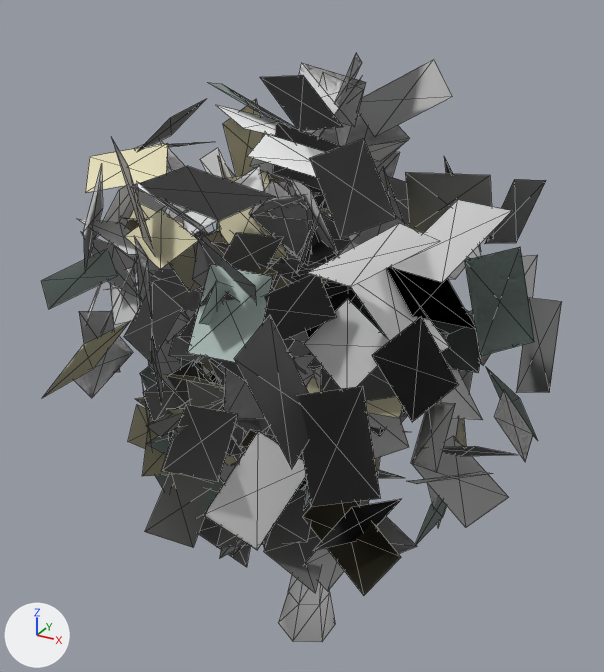
The glTF model public/models/homes/tree-maple-detail.lod0.glb as it was, and as the next commit left it.
Before and after are seen from a camera (50 mm lens) standing at (2.17, -3.93, 4.05) and looking at (-0.04, 0.07, 2.05). Arrows for +X, +Y and +Z are at lower left; the lights stay in place. The older version comes first. Mesh edges are drawn as thin lines. Vertices at exactly the same position are counted once.

In view in the first picture: 'tree-maple-detail'.
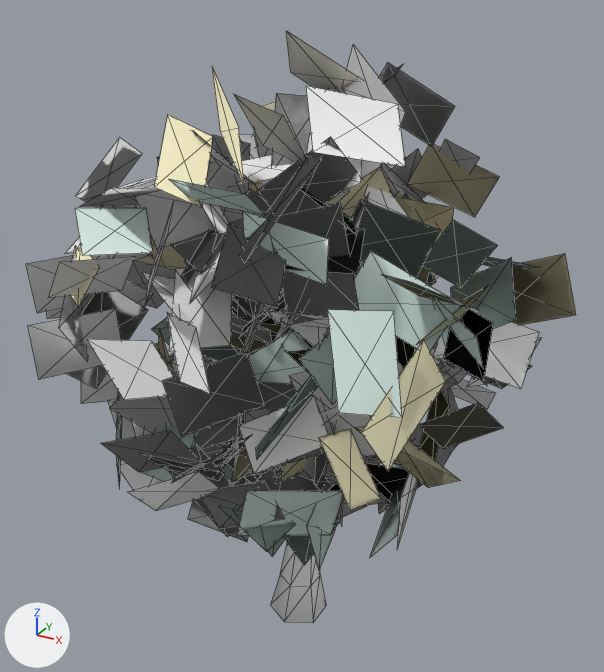
Location of each change, [x1, y1, x2, y2] in pixels of the pictures (604 x 672 px; the box of a moved part takes in the faces that stretch with it):
'tree-maple-detail', reshaped, moved, rescaled
    before: [41, 53, 562, 642]
    after: [26, 31, 576, 623]
part 1 of me_tree_maple_detail, moved or reshaped
    before: [278, 575, 335, 642]
    after: [270, 542, 326, 623]
part 2 of me_tree_maple_detail, moved or reshaped (not visible afterwards)
    before: [195, 364, 212, 382]
part 3 of me_tree_maple_detail, moved or reshaped
    before: [231, 462, 237, 466]
    after: [223, 440, 233, 448]
part 4 of me_tree_maple_detail, moved or reshaped
    before: [78, 53, 509, 591]
    after: [47, 44, 516, 552]

What changed in the scene script:
```text
Change me_tree_maple_detail:
    used by ob_tree_maple_detail; location = (0.0, 0.0, 1.831); scale = (1.84, 1.84, 1.84)
    remove me_tree_maple_detail.from_pydata(...)  # 1805 vertices, 2011 faces; spans x -0.79..0.79, y -0.82..0.82, z -1.0..1.0
    add me_tree_maple_detail.from_pydata(...)  # 1805 vertices, 2011 faces; spans x -0.79..0.79, y -0.79..0.79, z -1.0..1.0
    me_tree_maple_detail part 1: the loose piece of 36 vertices spanning x -0.05..0.13, y -0.14..0.07, z -1.0..-0.28 is moved by (-0.07, 0.07, -0.01)
    me_tree_maple_detail part 2: the loose piece of 16 vertices spanning x -0.2..-0.05, y -0.3..-0.14, z -0.13..0.12 is moved by (-0.07, 0.07, -0.02)
    me_tree_maple_detail part 3: the loose piece of 16 vertices spanning x -0.12..0.04, y -0.48..-0.2, z -0.18..-0.06 is moved by (-0.07, 0.07, -0.02)
    me_tree_maple_detail part 4: 1525 of 1805 vertices moved; they spanned x -0.79..0.79, y -0.82..0.82, z -0.59..1.0 and now span x -0.79..0.79, y -0.79..0.79, z -0.53..1.0; mean shift (0.0, 0.03, 0.01); largest move (0.74, 0.21, 0.02) -> (-0.79, 0.35, 0.2)
    other edits to the shape of me_tree_maple_detail do not show in these pictures
Change ob_tree_maple_detail:
    ob_tree_maple_detail.location: (0.0, 0.0, 1.831) -> (0.0, 0.0, 1.865)
    ob_tree_maple_detail.scale: (1.84, 1.84, 1.84) -> (1.87, 1.87, 1.87)
```
